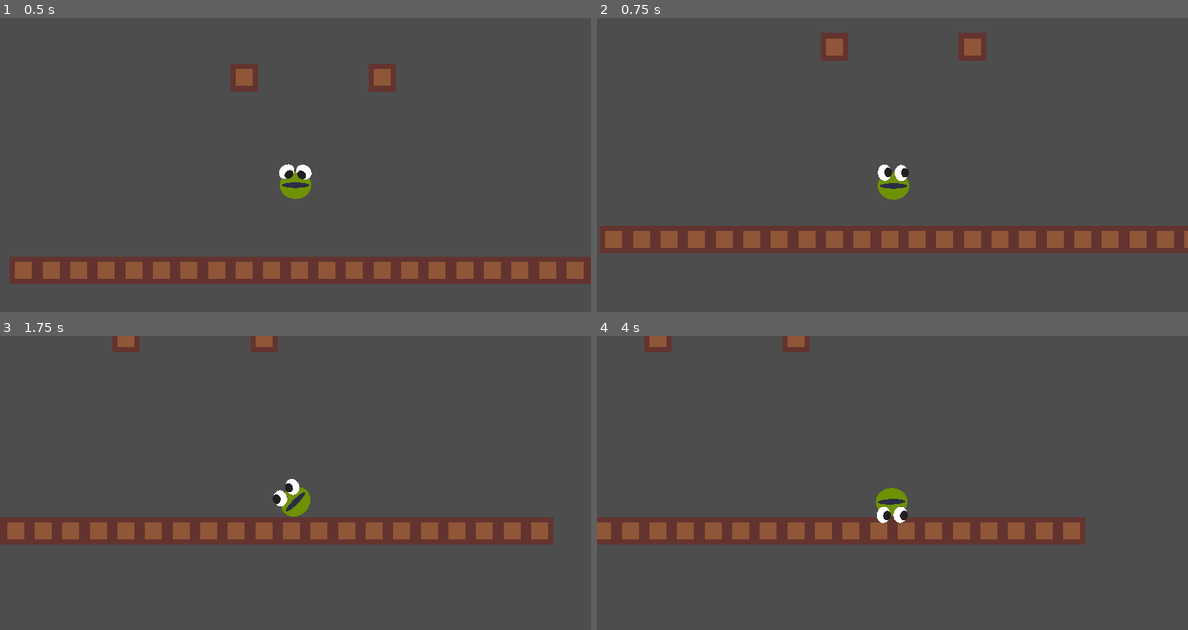
Above: before the commit, frames 1-4 (two rows, left to right).
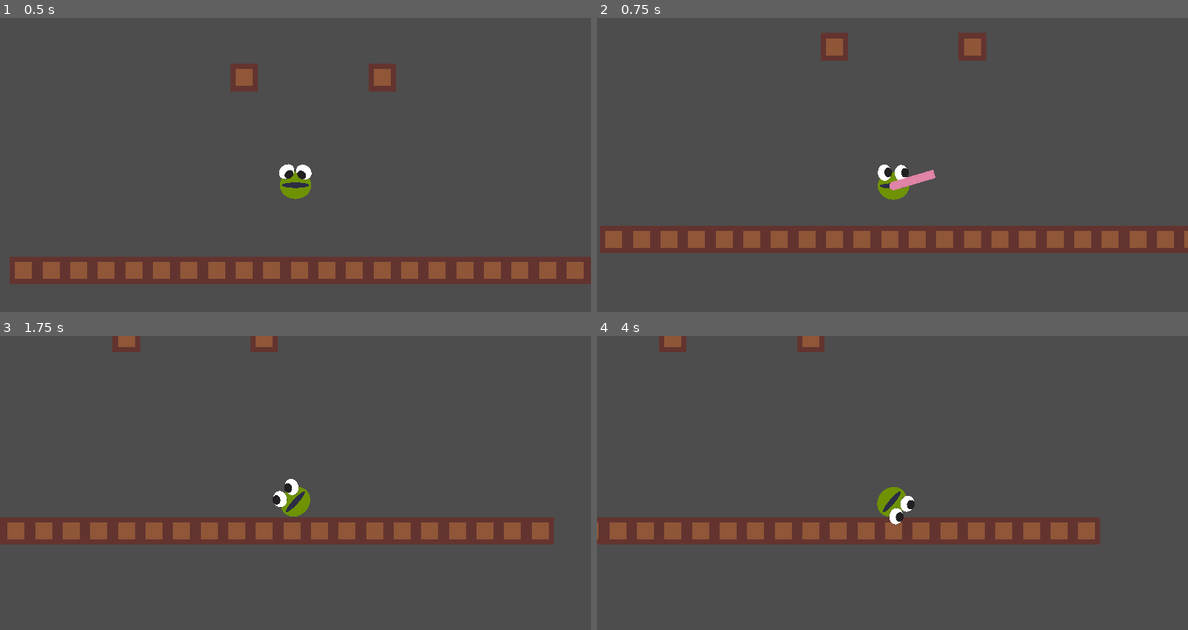
Above: after the commit, the same moments.

Repository: mathew-tran/twodimension
Game: Godot game, scene res://Scenes/Test.tscn
Two runs of this game, one before a commit and one after it. Both use one fixed random seed, a clock stepped at 60 frames per second and the inputs below.
Inputs (mouse positions are in pixels of both pictures, inside the frame that each line leads up to):
- Up to frame 1 (0.5 s): no input
- Up to frame 2 (0.75 s): move the mouse to (1022, 167) at 0.52 s; hold D (MoveRight) from 0.53 s (still down); hold Space (Detach) from 0.53 s (still down); click (1022, 167) at 0.6 s
- Up to frame 3 (1.75 s): move the mouse to (177, 518) at 1.27 s; release D (MoveRight) at 1.28 s; release Space (Detach) at 1.28 s; hold A (MoveLeft) from 1.28 s (still down); tap Space (Detach) at 1.35 s; click (177, 518) at 1.55 s
- Up to frame 4 (4 s): move the mouse to (951, 430) at 2.02 s; release A (MoveLeft) at 2.03 s; hold Space (Detach) 2.03-2.78 s; hold D (MoveRight) 2.03-3.53 s; click (951, 430) at 2.1 s; move the mouse to (862, 568) at 2.77 s; tap Space (Detach) at 2.85 s; click (862, 568) at 3.05 s; move the mouse to (1069, 550) at 3.52 s; hold A (MoveLeft) from 3.53 s (still down); hold Space (Detach) from 3.53 s (still down); click (1069, 550) at 3.6 s

Frame 1 is identical in both runs. In frame 2, 0.2% of the frame differs, in the area x 49-58%, y 51-59%; in frame 3, 0.3%; in frame 4, 5.0%, in the area x 0-86%, y 0-71%.

Commit message:
retract tongue

Diff:
--- a/Prefab/TongueEnd.tscn
+++ b/Prefab/TongueEnd.tscn
@@ -33,3 +33,9 @@
 texture_mode = 1
 joint_mode = 2
 end_cap_mode = 2
+
+[node name="KillTimer" type="Timer" parent="."]
+wait_time = 0.2
+one_shot = true
+
+[connection signal="timeout" from="KillTimer" to="." method="_on_kill_timer_timeout"]
--- a/Script/Player.gd
+++ b/Script/Player.gd
@@ -52,13 +52,17 @@
 		$RayCast2D.target_position = direction * 1200
 		$RayCast2D.force_raycast_update()
 
+		TongueEndRef = TongueEndClass.instantiate()
+		TongueEndRef.OwnerObject = self
+		get_parent().add_child(TongueEndRef)
 		if $RayCast2D.is_colliding():
-			TongueEndRef = TongueEndClass.instantiate()
-			get_parent().add_child(TongueEndRef)
 			TongueEndRef.global_position = $RayCast2D.get_collision_point()
 			TongueEndRef.get_node("PinJoint2D").node_b = get_path()
 			angular_velocity = 0
 			$RayCast2D.enabled = false
+		else:
+			TongueEndRef.IntendedPosition = global_position
+			TongueEndRef.global_position = get_global_mouse_position()
 
 func RevertTongue():
 	print("reverted")
@@ -66,7 +70,7 @@
 
 	$RayCast2D.force_raycast_update()
 	if is_instance_valid(TongueEndRef):
-		TongueEndRef.queue_free()
+		TongueEndRef.Kill()
 
 
 func _on_tongue_cooldown_timeout():
--- a/Script/TongueEnd.gd
+++ b/Script/TongueEnd.gd
@@ -1,7 +1,31 @@
 extends StaticBody2D
 
+var IntendedPosition = Vector2.ZERO
+var OwnerObject = null
 
-func _physics_process(delta):
-	$Line2D.points[0] = to_local(self.global_position)
-	if $PinJoint2D.node_b:
-		$Line2D.points[1] = to_local(get_node($PinJoint2D.node_b).global_position)
+var bIsKilled = false
+
+var Progress = 0.0
+
+func _process(delta):
+	$Line2D.points[1] = to_local(OwnerObject.global_position)
+	if bIsKilled:
+		Progress += delta * 10
+		$Line2D.points[0] = to_local(lerp(self.global_position, OwnerObject.global_position, Progress))
+		$Sprite2D.visible = false
+		if Progress >= 1:
+			queue_free()
+	else:
+		$Line2D.points[0] = to_local(self.global_position)
+		if $PinJoint2D.node_b != OwnerObject.get_path():
+			if $KillTimer.time_left == 0.0:
+				$KillTimer.start()
+
+
+func _on_kill_timer_timeout():
+	Kill()
+
+func Kill():
+	if bIsKilled:
+		return
+	bIsKilled = true
